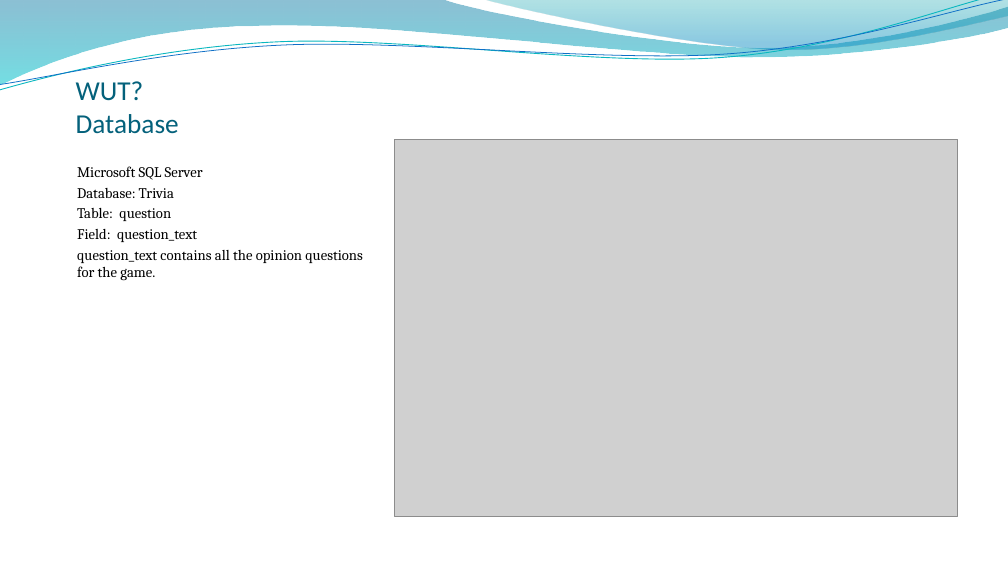
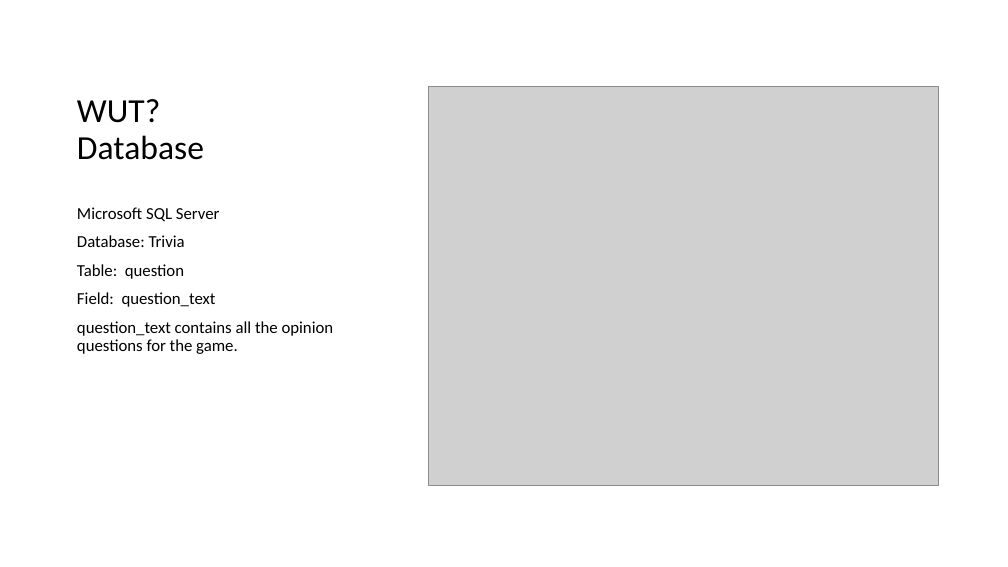
Before and after one commit to cwzero/Trivia, a slide deck: slide 5 of WUTDemo.pptx. Drawn at 1008x567 pixels with LibreOffice and Linux fonts; fonts in the diff are those of the drawing; grey boxes stand for pictures; background and template pictures are left out. Boxes give left, top, right and bottom in pixels: in the first picture for what was removed or moved away, otherwise in the second. Text is boxed around its words. In the diff, an @@ line names an element or a change of style, - is before the commit and + after.

```diff
--- a/WUTDemo.pptx
+++ b/WUTDemo.pptx
@@ freeform shape removed at [0, 0, 1008, 85] @@
@@ freeform shape removed at [0, 0, 1008, 94] @@
@@ freeform shape removed at [0, 0, 1008, 90] @@
@@ freeform shape removed at [483, 0, 1008, 52] @@
@@ title "WUT? Database" at [77, 99, 204, 160]: size 26 to 32 pt, text colour #04617B to #000000; line spacing 1 to 0.9 @@
@@ picture: place and size @@
-picture at [394, 139, 957, 516]
+picture at [429, 86, 939, 485]
@@ text "Microsoft SQL Server": place and size @@
-text "Microsoft SQL Server" at [77, 166, 363, 281]
+text "Microsoft SQL Server" at [77, 207, 334, 354]
@@ text "Microsoft SQL Server" at [77, 207, 334, 354]: size 14 to 16 pt, font Cambria to Calibri; line spacing 1 to 0.9; more space between paragraphs @@
```
Also in this commit, not shown: 6 other slides changed, 2 slides added, 2 slides removed, 22 other files.
